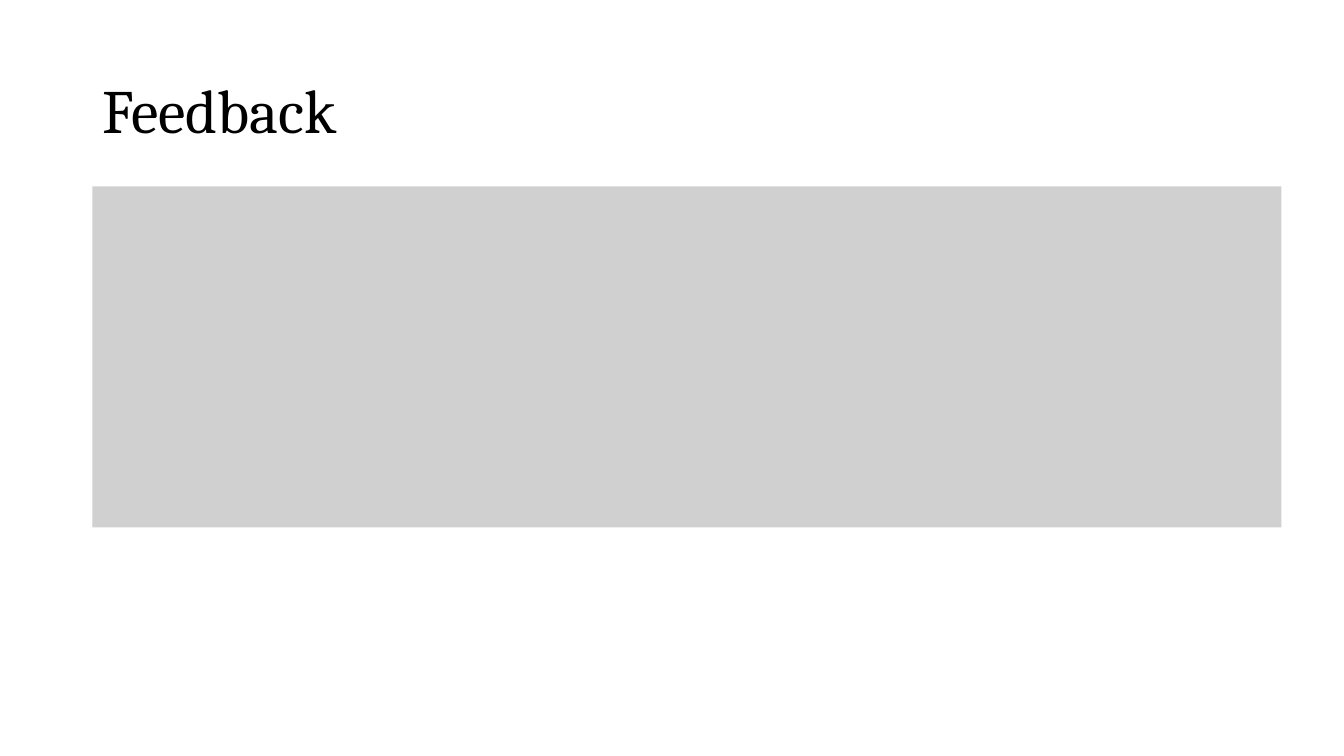
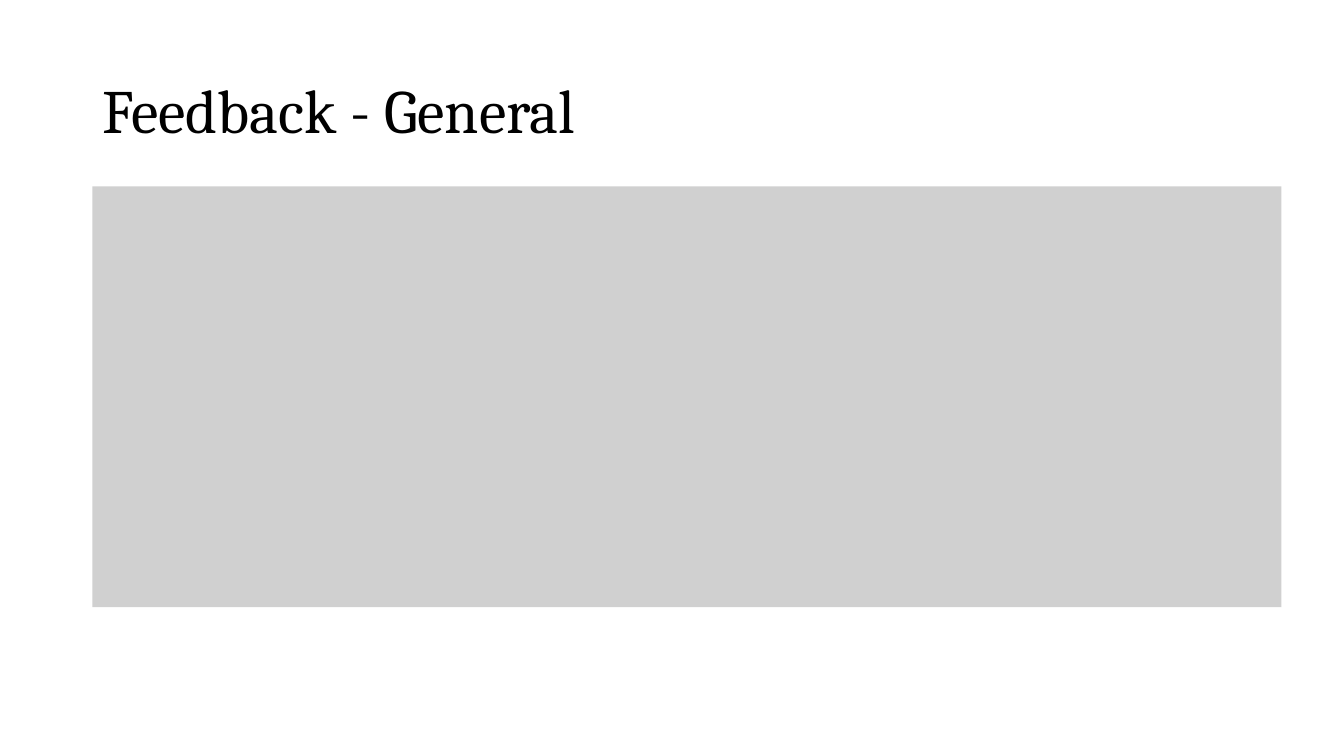
Before and after one commit to peetceenatoo/online-learning, a slide deck: slide 6 of Slides.pptx. Drawn at 1344x756 pixels with LibreOffice and Linux fonts; fonts in the diff are those of the drawing; grey boxes stand for pictures. Boxes give left, top, right and bottom in pixels: in the first picture for what was removed or moved away, otherwise in the second. Text is boxed around its words. In the diff, an @@ line names an element or a change of style, - is before the commit and + after.

```diff
--- a/Slides.pptx
+++ b/Slides.pptx
@@ title at [102, 90, 575, 134]: text changed @@
-Feedback
+Feedback - General
@@ picture: place and size @@
-picture at [93, 187, 1282, 527]
+picture at [93, 187, 1282, 607]
```
Also in this commit, not shown: 15 other slides changed, 2 slides added, 4 slides removed, 2 other files.
